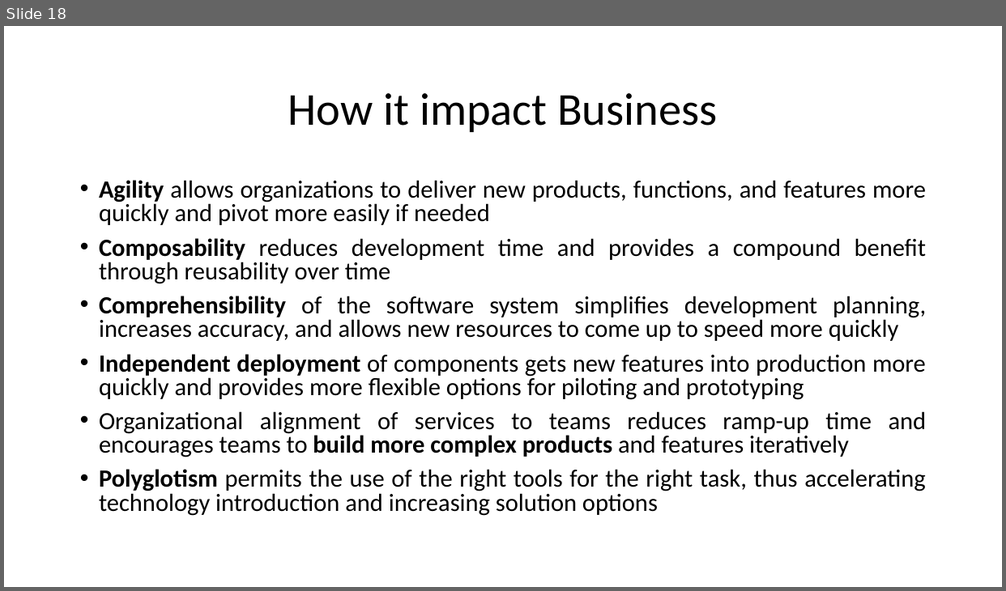
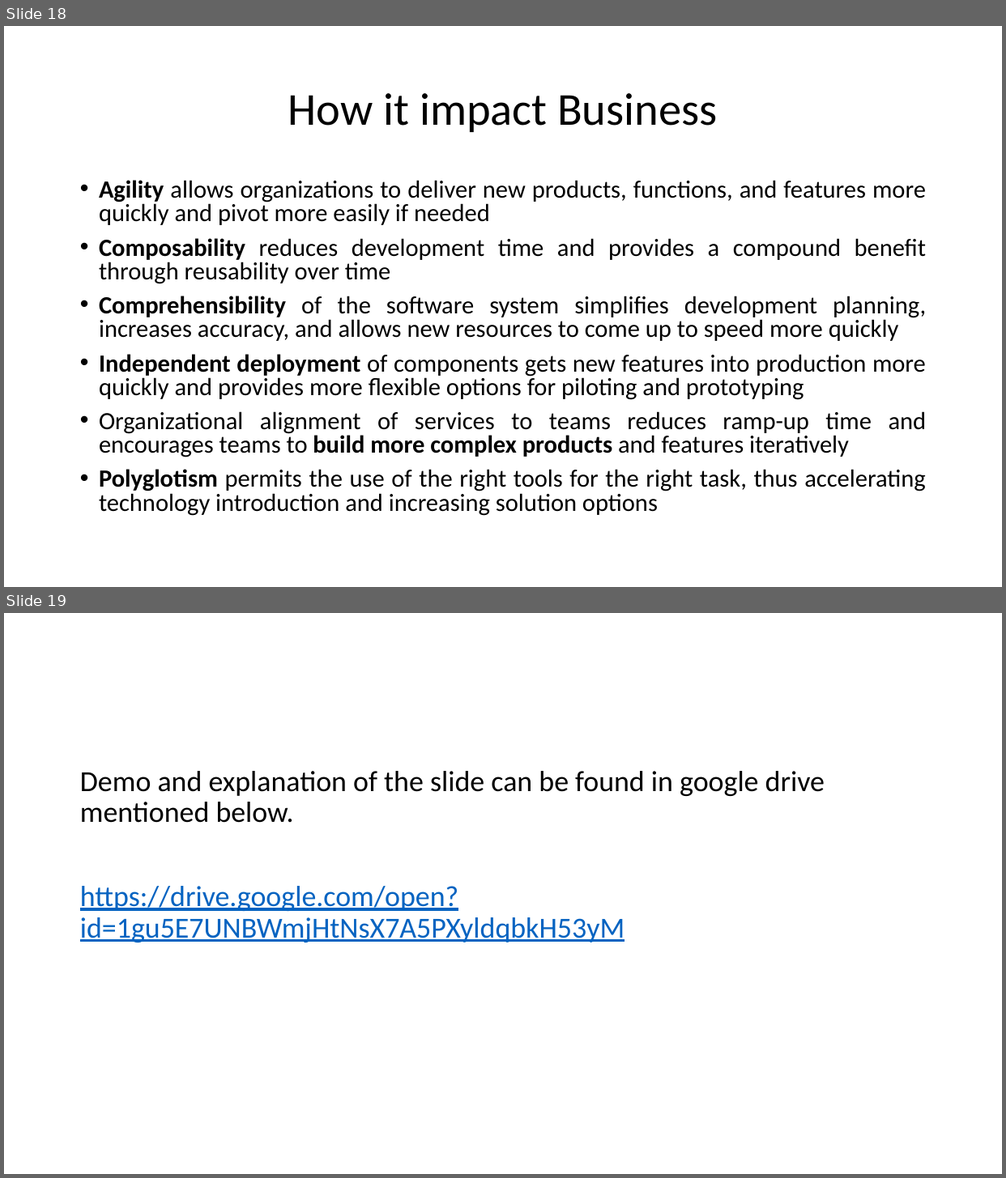
Before and after one commit to NortheasternUniversityADS/Kubernetes-Presentation, a slide deck: Kubernetes.pptx. Shown one above the other, each under a label of ours: slide 18 before the commit, slides 18 and 19 after it. The pictures are 1006x591 and 1006x1178 pixels, drawn with LibreOffice and Linux fonts; fonts in the diff are those of the drawing. Boxes give left, top, right and bottom in pixels: in the first picture for what was removed or moved away, otherwise in the second. Text is boxed around its words. In the diff, an @@ line names an element or a change of style, - is before the commit and + after.

Commit message:
demo

```diff
--- a/Kubernetes.pptx
+++ b/Kubernetes.pptx
@@ slide 19 added at bbox=[4, 613, 1002, 1174], background #FFFFFF @@
@@ text added at bbox=[80, 771, 825, 943], 28 pt, text #000000 @@
+Demo and explanation of the slide can be found in google drive mentioned below.
+https://drive.google.com/open?id=1gu5E7UNBWmjHtNsX7A5PXyldqbkH53yM
```
Also in this commit, not shown: 1 other file.
